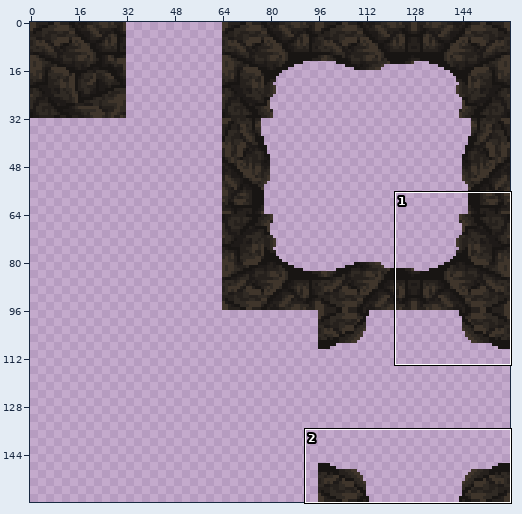
Two versions of one sprite sheet, Project/Shadow Blasters/Assets/Tilesets/Cave/cave background.png. The first picture is a wide view before the edit; the outline marks the close-up.
Close-up. Before:
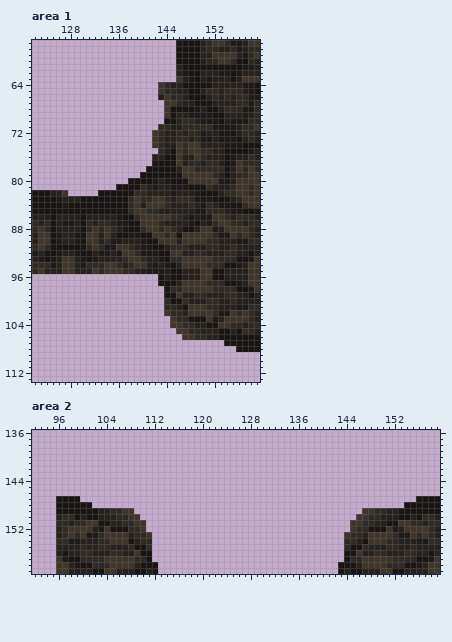
The file is 160x160 pixels. Colours within 5 levels of each other are drawn and written as one. Shown: area 1: x 122..159, y 57..113; area 2: x 92..159, y 136..159. The commit also changed other parts of the picture, which this record leaves out.
New version:
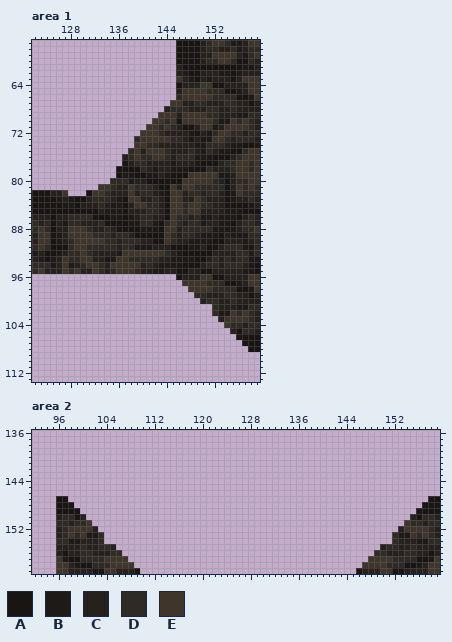
Palette (. is transparent): A #181513  B #1e1a18  C #26211d  D #302a24  E #3f352b
Difference:
--- area 1
@@ x 122..159 @@
  63 ........................ECBACBCCCACEEE
- 64 .....................EDCCAAAAACCCCCBBA
- 65 .....................EDDCCAACDDCDDDCBA
- 66 .....................CEDDCAAACDCDCDDBB
- 67 ......................EEDCCAAACCCCDDBD
- 68 ......................EAAAABCAACDDDBBD
- 69 ......................EACCBBBBAACCCBCD
- 70 ......................AACDDCBBBACBBBDD
- 71 .....................DDCCDDDDDBBBBCDDE
- 72 ....................EDCCDCDDBCCBBACDDC
- 73 ....................EDCCDDCDBBCBBBACDC
- 74 ....................EDCCEDEECCCCBBBAAA
- 75 .....................DCAEDEEDDCCAAAABC
- 76 ....................CCAAECCEDCCCABCCDC
- 77 ....................AAAAECDDCDDCABEDDD
- 78 ...................AAAAACEEDDDDDACEDED
- 79 ..................AAAAAAAEEEEEDCACDDEE
- 80 ................AAAABCBAAAEEEEEBBCEEEE
- 81 ..............AAAADCBCCBBBAAADCCCDEEDE
- 82 AAACCE.....AAAAAADDCCCCBCCCBAAACDDEEDE
- 83 AAAABCCCAAAAAAAADEDDEEDCDDDBBBAAACDEEE
- 84 AAAAABAAAAAAAAAADECEEEDCCCDCBDCBBAADEE
- 85 AAAAAAAAAAAAAAAADEEDDCCCCCCBBDDDCBBAAB
- 86 CCCACCCCACCCCCBAADEEEEEDDCBCBBEEDCDDDC
- 87 DCDACBBCADCDDCBBAAEEEDCCCCBACBDEEDDCDD
- 88 DEDACCCCADEDEDCBAADEEDEDCAACEEBCEEEEDC
- 89 CEEABCCBAEECECAABBAAEEDEAEEEEEDBBEDEDC
- 90 CEEABCCBAEECDBBCCCBAAEEECEEEEDDCCCBBDD
- 91 DEDAAAAAADEDBBEEDCBBAACDDDCCCDDCCDCCCC
- 92 BCAABCCBAACBBCBEEDBBBAAEECCDDCCCDDCCAC
- 93 CBABCEECBABCCCCDEEDCCBADDEEEEEDDDDAABE
- 94 DDDBCEECBDDDEEDCDEECBCBACEEEEDDDAABCEE
- 95 DECCCEECCCEDEEEDDCCBBBCAACCCEEAACCCCEE
- 96 .....................ACAACCCEEAACCCCEE
- 97 .....................AAACEEEEDDDAABCEE
- 98 ......................ADDEEEEEDDDDAABE
- 99 ......................AAECCDDCCCDDCCAC
-100 ......................DAADCCCDDCCDCCCC
-101 ......................DDCAEEEDDCCCBBDD
-102 ......................EDDCEEEEDBBEDEDC
-103 .......................EDDAAAEBCEEEEDC
-104 .......................EEDDCCAAEEDDCDD
-105 ........................EEDDCCCAACADDC
-106 .........................EEDDCCAAAAAAA
-107 ................................AAAAAA
-108 ..................................AAAA
+ 64 ........................ACCCEEAACCCCEE
+ 65 ........................CEEEEDDDAABCEE
+ 66 ........................DEEEEEDDDDAABE
+ 67 .......................EECCDDCCCDDCCAC
+ 68 ......................CDDDCCCDDCCDCCCC
+ 69 .....................EEECEEEEDDCCCBBDD
+ 70 ....................EEDEAEEEEEDBBEDEDC
+ 71 ...................EEDEDCAACEEBCEEEEDC
+ 72 ..................EEEDCCCCBACBDEEDDCDD
+ 73 .................DEEEEEDDCBCBBEEDCDDDC
+ 74 .................EEDDCCCCCCBBDDDCBBAAB
+ 75 ................DECEEEDCCCDCBDCBBAADEE
+ 76 ...............CDEDDEEDCDDDBBBAAACDEEE
+ 77 ...............ACDDCCCCBCCCBAAACDDEEDE
+ 78 ..............AAAADCBCCBBBAAADCCCDEEDE
+ 79 ..............ABBAABBCBAAAEEEEEBBCEEEE
+ 80 .............DDDBCCAAAAAAEEEEEDCACDDEE
+ 81 ...........EEDCCEDDDCAAECEEDDDDDACEDED
+ 82 AAACCE...AEEDCCCECDDCBAEECDDCDDCABEDDD
+ 83 AAAABCBAACDDDCBAEECCDCAEECCEDCCCABCCDC
+ 84 AAAAABBACCCDCBBACEEDDCAEEDEEDDCCAAAABC
+ 85 AAAAAAAAAAACBBBACCCDDCAEEDEECCCCBBBAAA
+ 86 CCCACCDDDDAAABBABCDDCCAEDDCDBBCBBBACDC
+ 87 DCDACBDDCCCDAAAABBDDBADEDCDDBCCBBACDDC
+ 88 DEDACCEEEDCCDCAAAABBBAEECDDDDDBBBBCDDE
+ 89 CEEABCEEEEDDDCDDCAAAAAEDCDDCBBBACBBBDD
+ 90 CEEABCDEEEEEDDCDDDCCAAEDCCBBBBAACCCBCD
+ 91 DEDAAADEEDDDDDCDDBBBCCCAAABBCAACDDDBBD
+ 92 BCAABCDDEDCCCCBEEEEEEEDCBAAAAACCCCDDBD
+ 93 CBABCEDDEECCBBEEDDDDDCCBBBBAACDCDCDDBB
+ 94 DDDBCEBCDEEDCEEEEECDCBBBBAAACDDCDDDCBA
+ 95 DECCCEDECCEDCDEEEDCCBBCCAACCAACCCCCBBA
+ 96 ........................ACCCEEAACCCCEE
+ 97 .........................EEEEDDDAABCEE
+ 98 ..........................EEEEDDDDAABE
+ 99 ...........................DDCCCDDCCAC
+100 ............................CDDCCDCCCC
+101 ..............................DCCCBBDD
+102 ..............................DBBEDEDC
+103 ...............................CEEEEDC
+104 ................................EDDCDD
+105 .................................CADDC
+106 ..................................AAAA
+107 ...................................AAA
+108 ....................................AA
 109 ......................................
--- area 2
@@ x 92..159 @@
 146 ....................................................................
-147 ....AAAA........................................................AAAA
-148 ....AAAAAA....................................................AAAAAA
-149 ....AAAAAAACCDDEE......................................EEDDCCAAAAAAA
-150 ....CDDACAACCCDDEE....................................EEDDCCCAACADDC
-151 ....DDCDDEEAACCDDEE..................................EEDDCCAAEEDDCDD
-152 ....CDEEEECBEAAADDE..................................EDDAAAEBCEEEEDC
-153 ....CDEDEBBDEEEECDDE................................EDDCEEEEDBBEDEDC
-154 ....DDBBCCCDDEEEACDD................................DDCAEEEDDCCCBBDD
-155 ....CCCCDCCDDCCCDAAD................................DAADCCCDDCCDCCCC
-156 ....CACCDDCCCDDCCEAA................................AAECCDDCCCDDCCAC
-157 ....EBAADDDDEEEEEDDA................................ADDEEEEEDDDDAABE
-158 ....EECBAADDDEEEECAAA..............................AAACEEEEDDDAABCEE
-159 ....EECCCCAAEECCCAACA..............................ACAACCCEEAACCCCEE
+147 ....AA............................................................AA
+148 ....AAA..........................................................AAA
+149 ....AAAA........................................................AAAA
+150 ....CDDAC......................................................CADDC
+151 ....DDCDDE....................................................EDDCDD
+152 ....CDEEEEC..................................................CEEEEDC
+153 ....CDEDEBBD................................................DBBEDEDC
+154 ....DDBBCCCD................................................DCCCBBDD
+155 ....CCCCDCCDDC............................................CDDCCDCCCC
+156 ....CACCDDCCCDD..........................................DDCCCDDCCAC
+157 ....EBAADDDDEEEE........................................EEEEDDDDAABE
+158 ....EECBAADDDEEEE......................................EEEEDDDAABCEE
+159 ....EECCCCAAEECCCA....................................ACCCEEAACCCCEE
